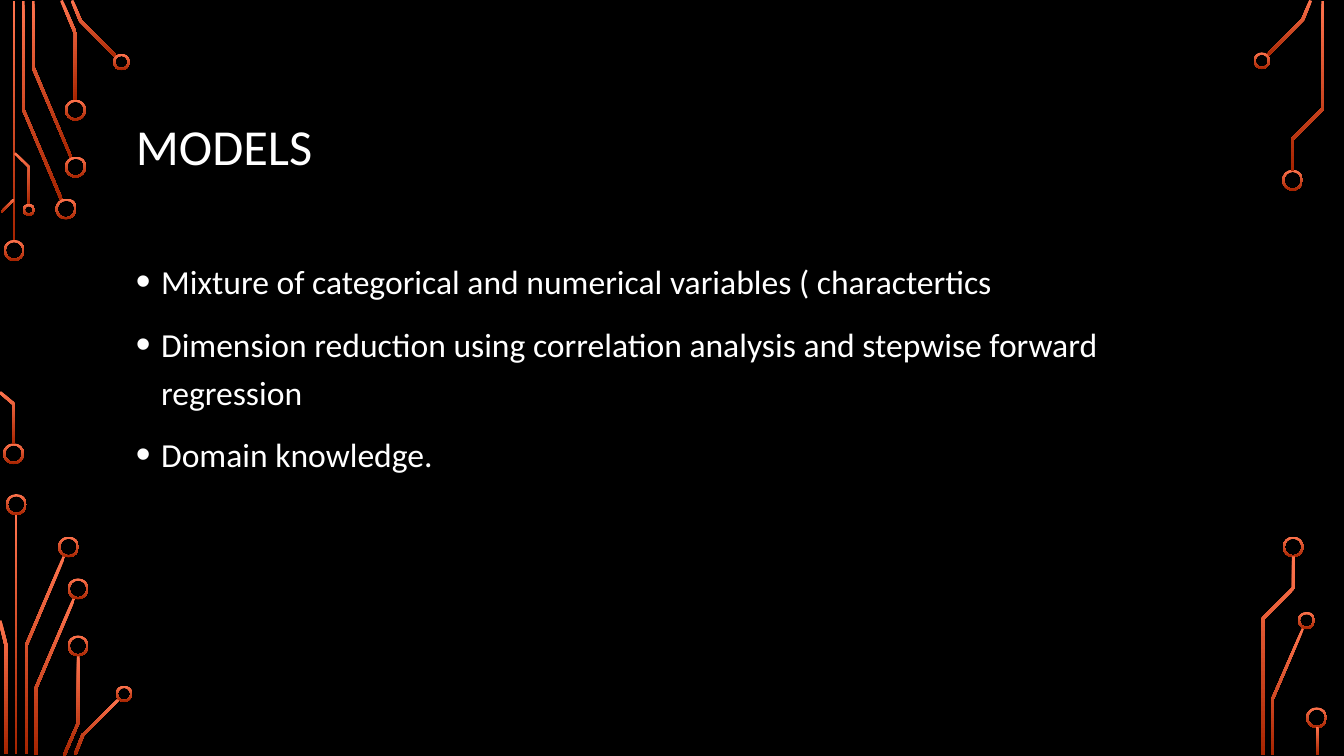
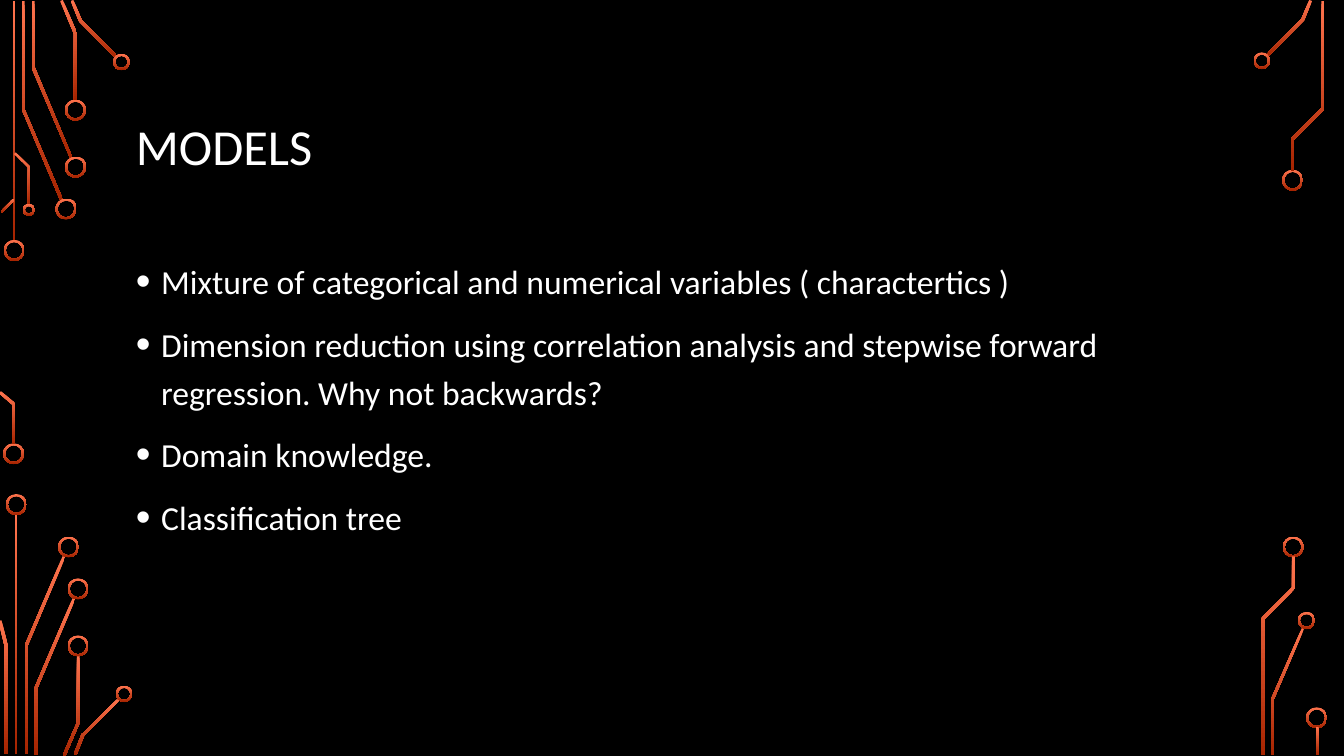
Before and after one commit to karimkhamwani/data-mining, a slide deck: slide 8 of Caravan.pptx. Drawn at 1344x756 pixels with LibreOffice and Linux fonts; fonts in the diff are those of the drawing; background and template pictures are left out. Boxes give left, top, right and bottom in pixels: in the first picture for what was removed or moved away, otherwise in the second. Text is boxed around its words. In the diff, an @@ line names an element or a change of style, - is before the commit and + after.

Commit message:
ppt

```diff
--- a/Caravan.pptx
+++ b/Caravan.pptx
@@ text at box(161, 270, 1097, 411): text changed @@
-• Mixture of categorical and numerical variables ( charactertics
-• Dimension reduction using correlation analysis and stepwise forward regression
+• Mixture of categorical and numerical variables ( charactertics )
+• Dimension reduction using correlation analysis and stepwise forward regression. Why not backwards?
@@ text at box(161, 506, 402, 531): paragraph added @@
+• Classification tree
```
Also in this commit, not shown: 1 other slide changed, 1 slide added, 3 other files.
